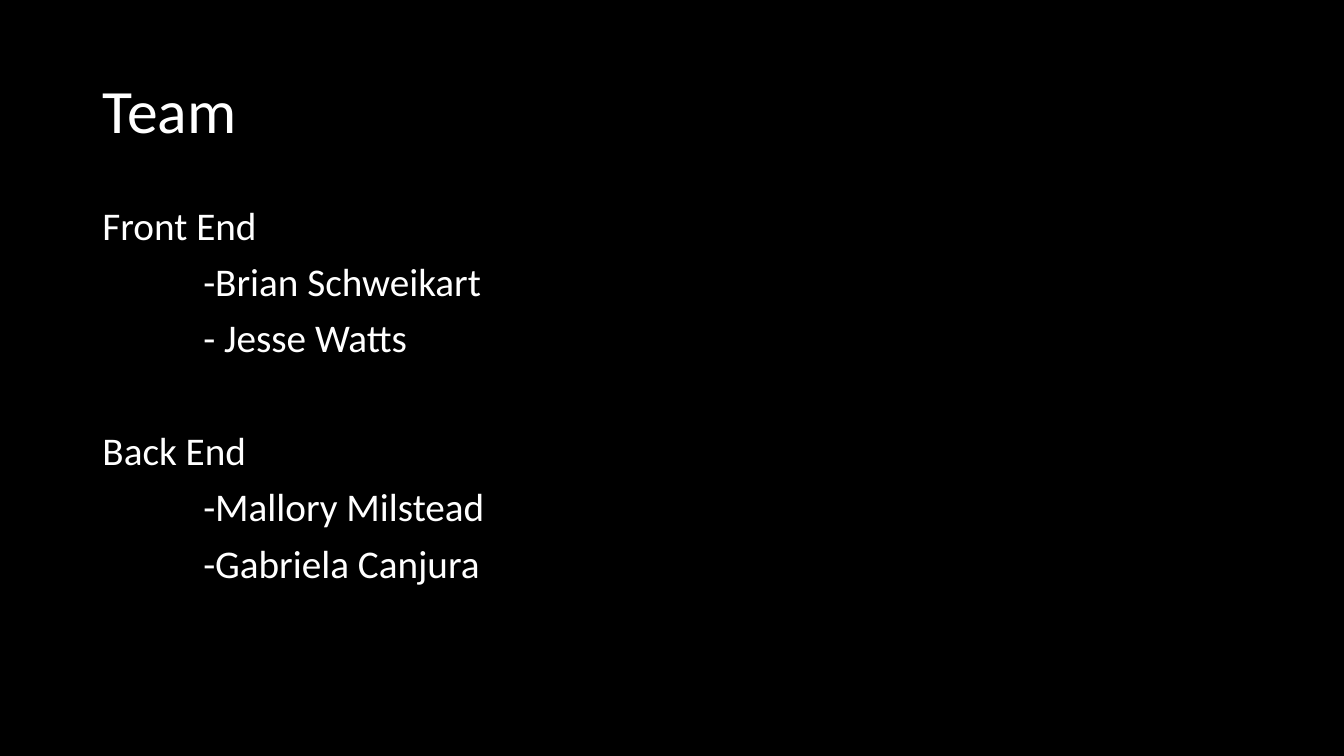
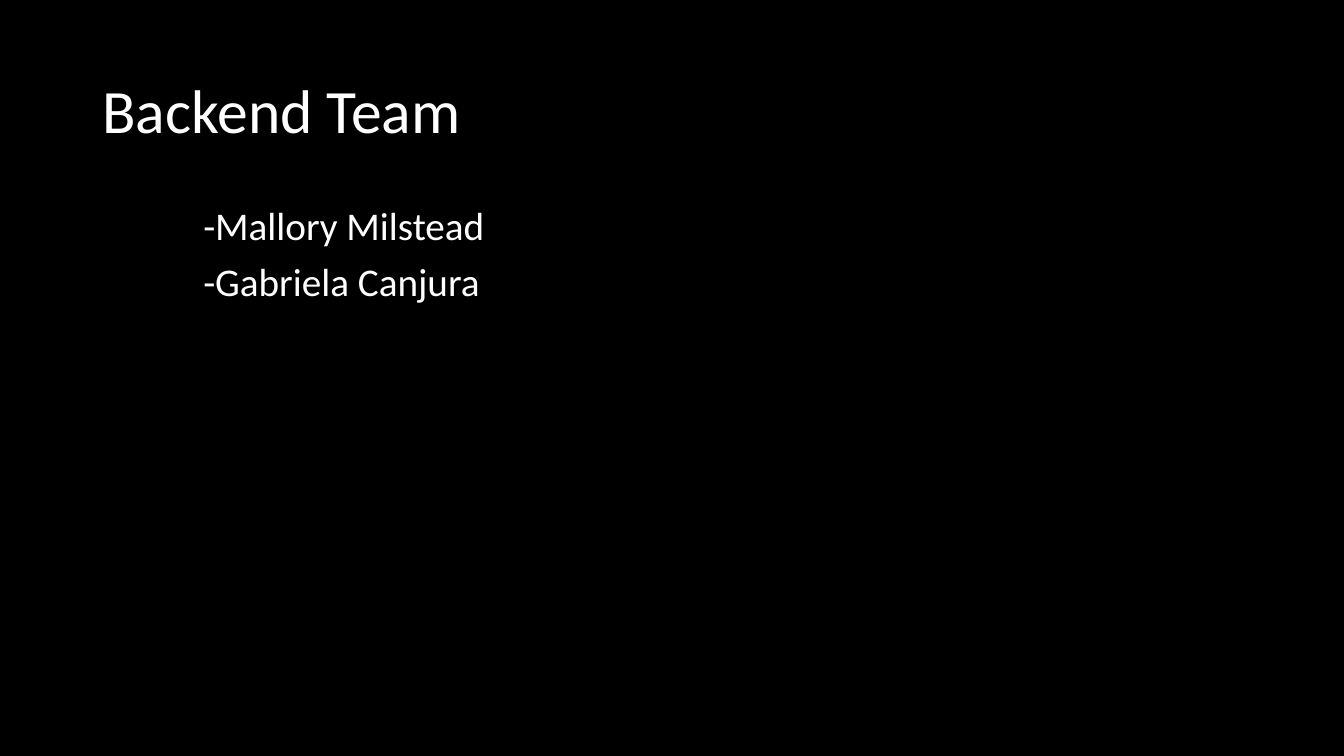
Before and after one commit to milsteam4144/GLAPS, a slide deck: slide 2 of Presentation/GLAPS Presentation.pptx. Drawn at 1344x756 pixels with LibreOffice and Linux fonts; fonts in the diff are those of the drawing. Boxes give left, top, right and bottom in pixels: in the first picture for what was removed or moved away, otherwise in the second. Text is boxed around its words. In the diff, an @@ line names an element or a change of style, - is before the commit and + after.

```diff
--- a/Presentation/GLAPS Presentation.pptx
+++ b/Presentation/GLAPS Presentation.pptx
@@ title at <box>102,90,461,134</box>: text changed @@
-Team
+Backend Team
@@ text at <box>102,212,481,466</box>: paragraphs removed @@
-Front End
--Brian Schweikart
-- Jesse Watts
-Back End
```
Also in this commit, not shown: 4 other slides changed, 3 slides added, 1 slide removed.
